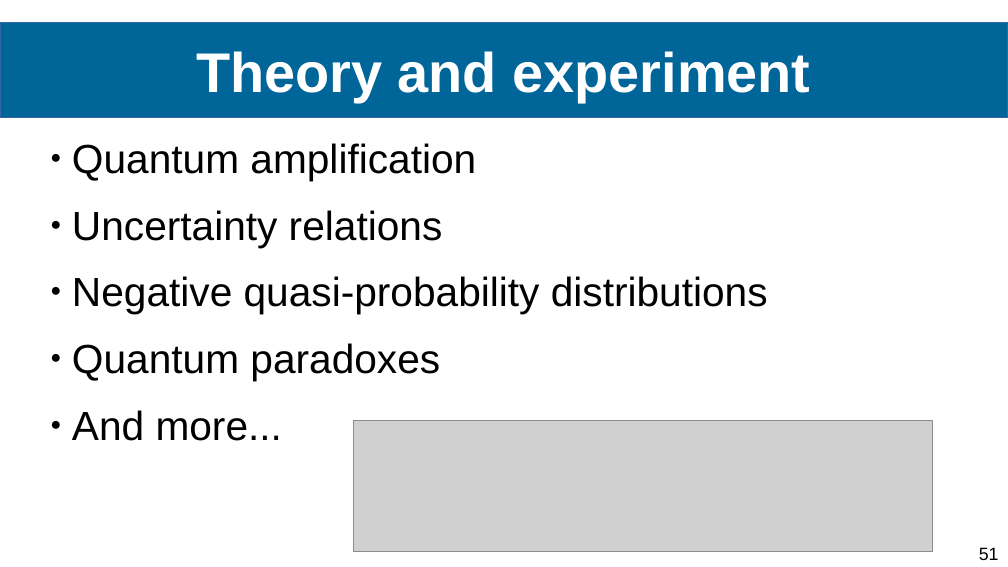
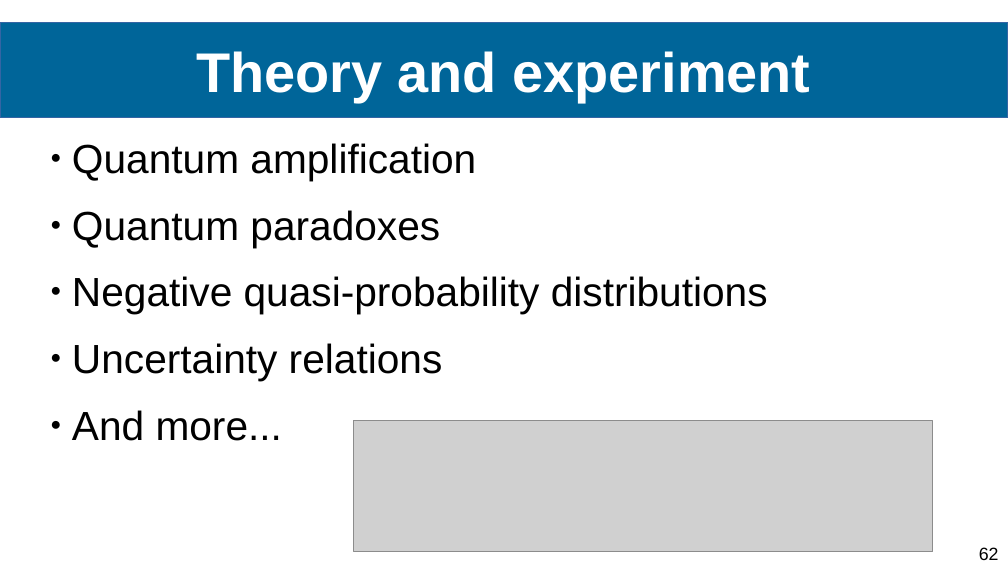
Before and after one commit to Ismaele-vincent/PhD, a slide deck: slide 62 of 2024/Conference abstract/Conference FOMO/Presentation FOMO 2024 ver3.odp (slide 51 before the commit). Drawn at 1008x567 pixels with LibreOffice and Linux fonts; fonts in the diff are those of the drawing; grey boxes stand for pictures; background and template pictures are left out. Boxes give left, top, right and bottom in pixels: in the first picture for what was removed or moved away, otherwise in the second. Text is boxed around its words. In the diff, an @@ line names an element or a change of style, - is before the commit and + after.

```diff
--- a/2024/Conference abstract/Conference FOMO/Presentation FOMO 2024 ver3.odp
+++ b/2024/Conference abstract/Conference FOMO/Presentation FOMO 2024 ver3.odp
@@ text at (72, 210, 768, 314): paragraphs added @@
+● Quantum paradoxes
+● Negative quasi-probability distributions
@@ text at (72, 276, 768, 381): paragraphs removed @@
-● Negative quasi-probability distributions
-● Quantum paradoxes
@@ page number at (979, 547, 999, 560): text changed @@
-51
+62
```
Also in this commit, not shown: 21 other slides changed, 44 slides added, 3 slides removed, 7 other files.
